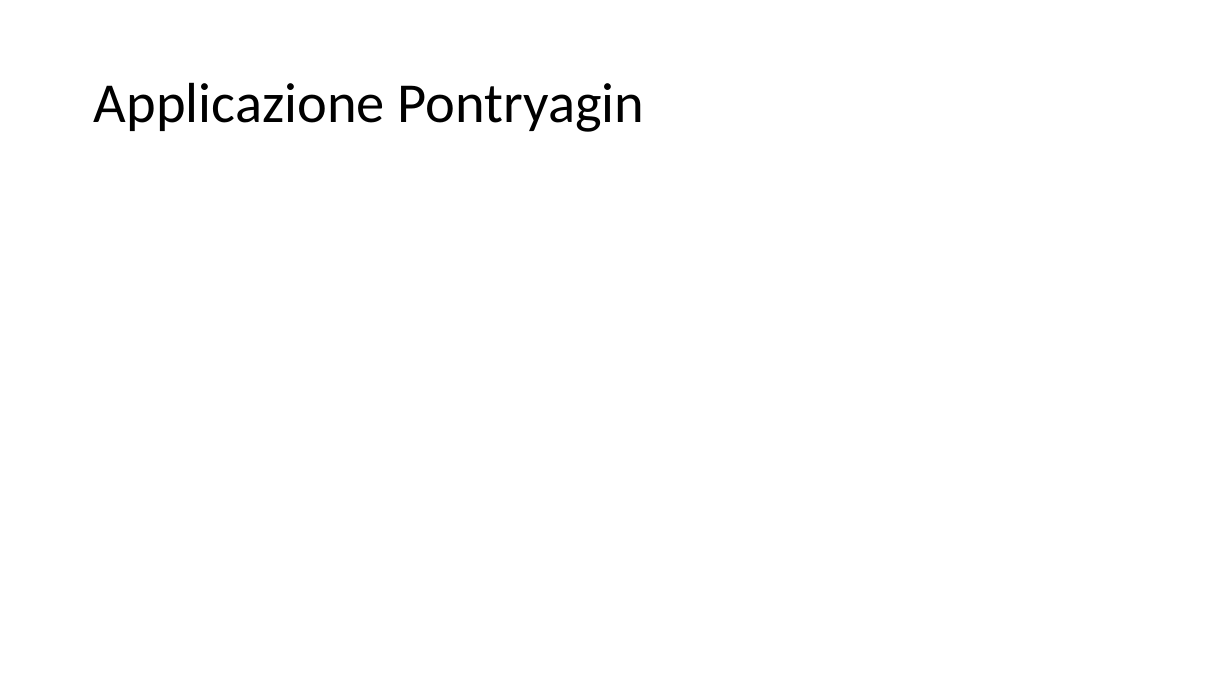
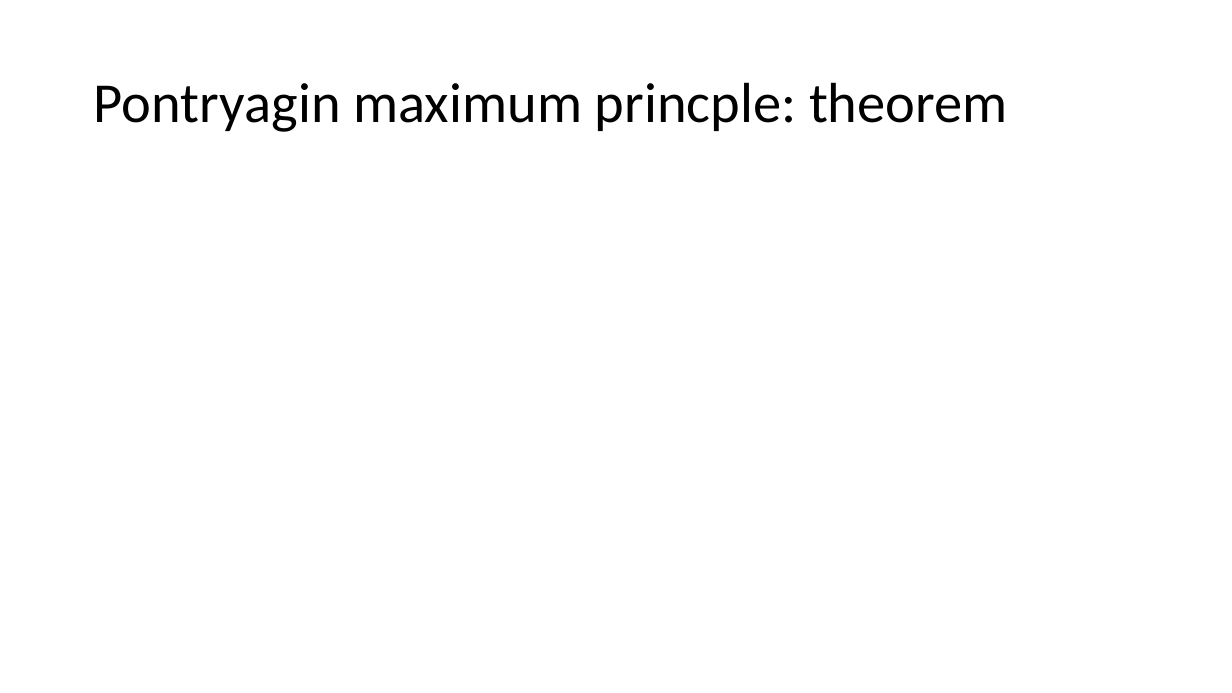
Before and after one commit to spbisc97/covid-optimal-control, a slide deck: slide 12 of PowerPoint/Optimal control strategies to prevent the hospital beds collapse during COVID-19 outbreak.pptx (slide 11 before the commit). Drawn at 1232x693 pixels with LibreOffice and Linux fonts; fonts in the diff are those of the drawing; grey boxes stand for pictures. Boxes give left, top, right and bottom in pixels: in the first picture for what was removed or moved away, otherwise in the second. Text is boxed around its words. In the diff, an @@ line names an element or a change of style, - is before the commit and + after.

```diff
--- a/PowerPoint/Optimal control strategies to prevent the hospital beds collapse during COVID-19 outbreak.pptx
+++ b/PowerPoint/Optimal control strategies to prevent the hospital beds collapse during COVID-19 outbreak.pptx
@@ title at (94,82,1007,132): text changed @@
-Applicazione Pontryagin
+Pontryagin maximum princple: theorem
```
Also in this commit, not shown: 1 other slide changed, 5 slides added, 4 slides removed, 1 other file.
